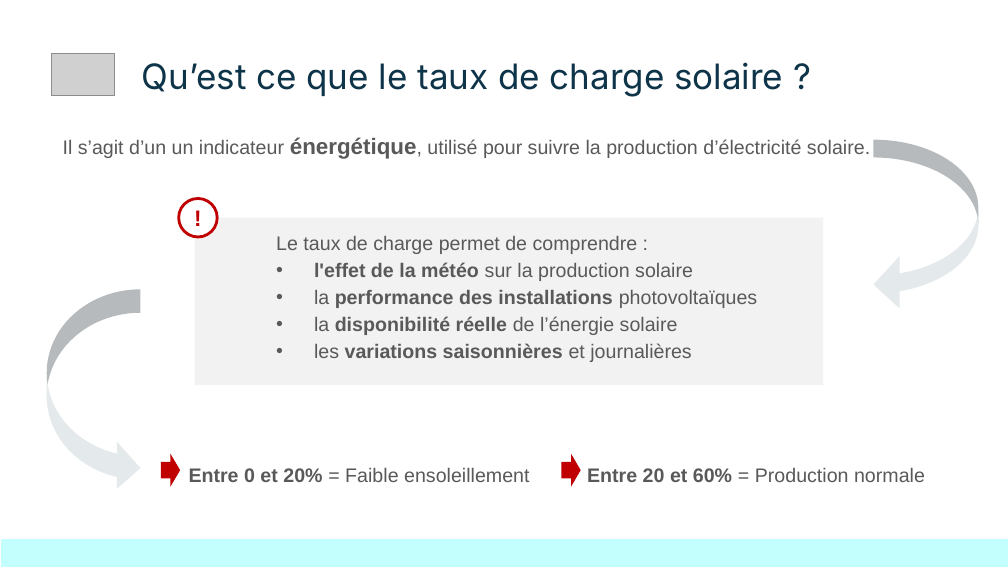
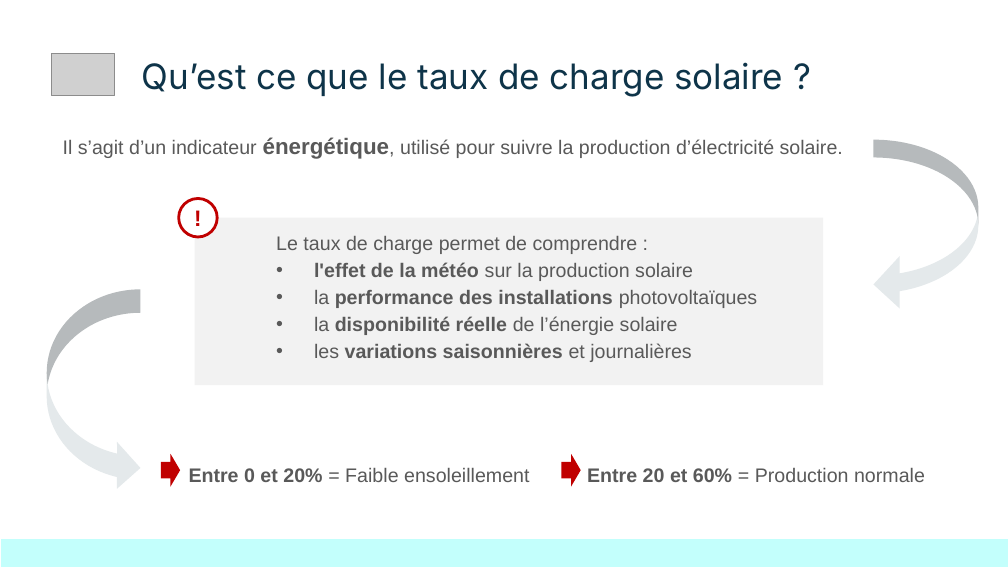
Before and after one commit to Sheikoh/REnergies_efficiency_prediction, a slide deck: slide 3 of presentation/dsfs_ft_36_Projet_REnergies_efficiency_prediction.pptx. Drawn at 1008x567 pixels with LibreOffice and Linux fonts; fonts in the diff are those of the drawing; grey boxes stand for pictures. Boxes give left, top, right and bottom in pixels: in the first picture for what was removed or moved away, otherwise in the second. Text is boxed around its words. In the diff, an @@ line names an element or a change of style, - is before the commit and + after.

```diff
--- a/presentation/dsfs_ft_36_Projet_REnergies_efficiency_prediction.pptx
+++ b/presentation/dsfs_ft_36_Projet_REnergies_efficiency_prediction.pptx
@@ text at (x1=63, y1=137, x2=843, y2=159): text changed @@
-Il s’agit d’un un indicateur énergétique, utilisé pour suivre la production d’électricité solaire.
+Il s’agit d’un indicateur énergétique, utilisé pour suivre la production d’électricité solaire.
```
Also in this commit, not shown: 8 other slides changed, 1 slide added, 1 other file.
